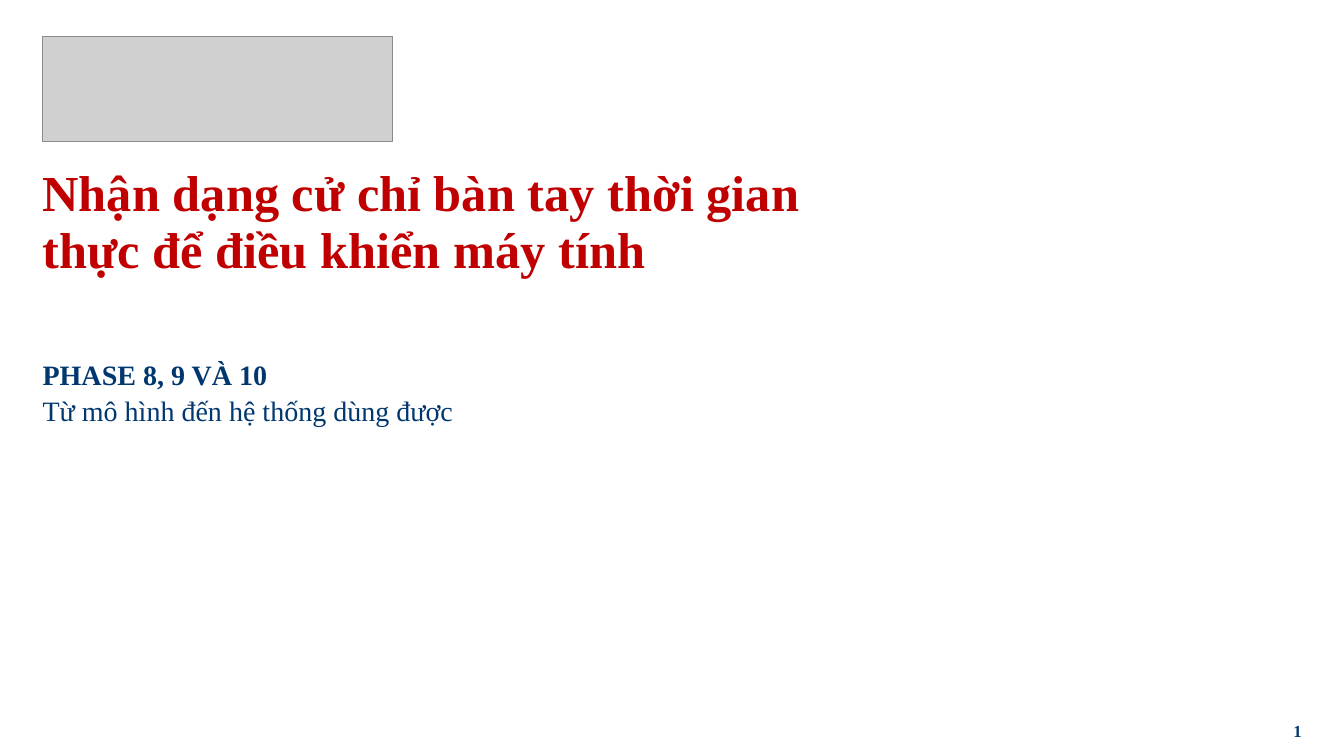
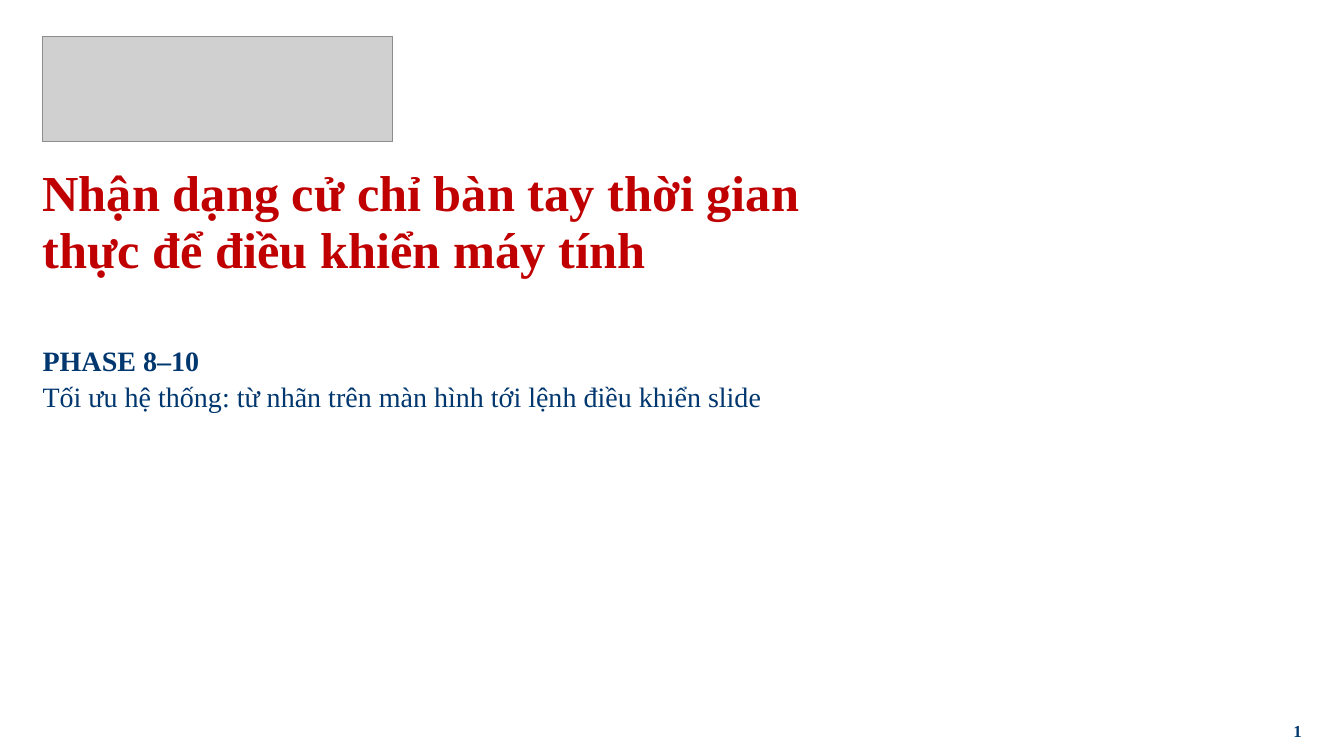
Before and after one commit to tienlamict/cv-action-recognition, a slide deck: slide 1 of docs/thuyet-trinh-phase-8-10.pptx. Drawn at 1344x756 pixels with LibreOffice and Linux fonts; fonts in the diff are those of the drawing; grey boxes stand for pictures; background and template pictures are left out. Boxes give left, top, right and bottom in pixels: in the first picture for what was removed or moved away, otherwise in the second. Text is boxed around its words. In the diff, an @@ line names an element or a change of style, - is before the commit and + after.

```diff
--- a/docs/thuyet-trinh-phase-8-10.pptx
+++ b/docs/thuyet-trinh-phase-8-10.pptx
@@ text at [43, 352, 761, 412]: text changed @@
-PHASE 8, 9 VÀ 10
-Từ mô hình đến hệ thống dùng được
+PHASE 8–10
+Tối ưu hệ thống: từ nhãn trên màn hình tới lệnh điều khiển slide
```
Also in this commit, not shown: 2 other slides changed, 14 slides added, 10 slides removed, 5 other files.
